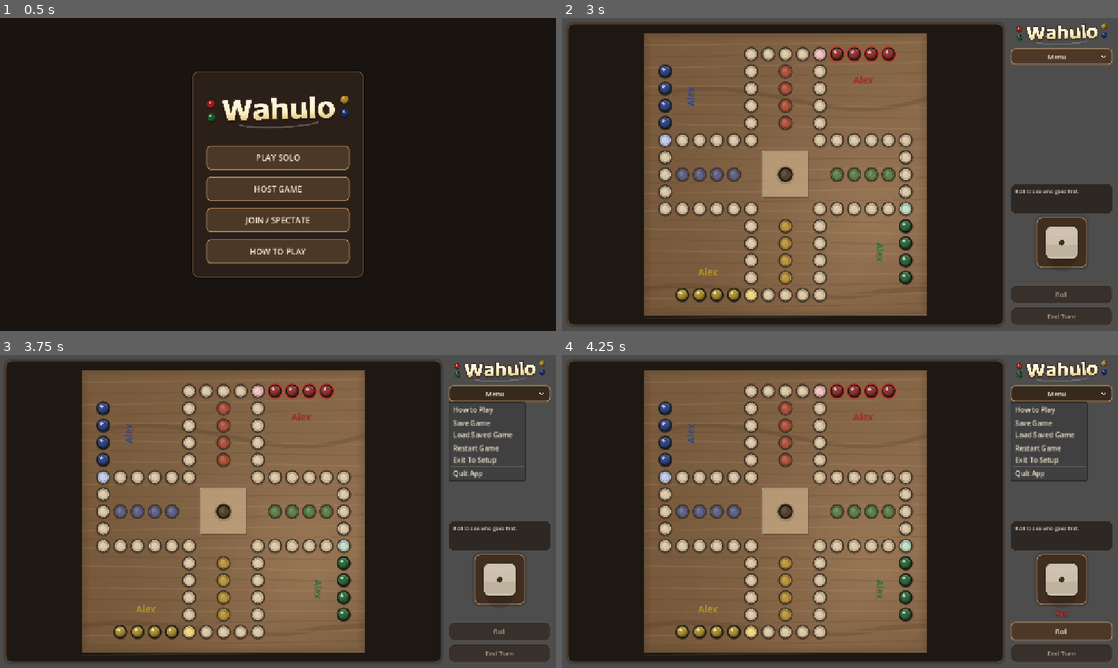
Above: before the commit, frames 1-4 (two rows, left to right).
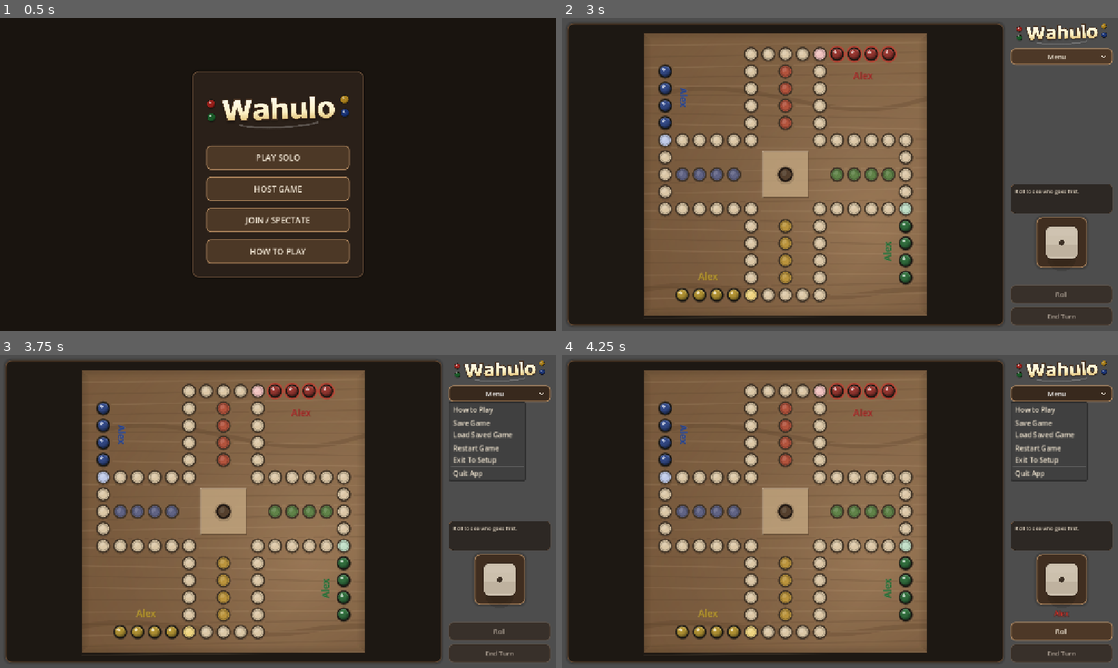
Above: after the commit, the same moments.

Repository: ItsTheMcCoy/wahoo-app
Game: Godot game, scene res://scenes/HomeScreen.tscn
Same seed, same stepped clock (60 frames per second), same inputs: the game is played once before the commit and once after it.
Inputs (mouse positions are in pixels of both pictures, inside the frame that each line leads up to):
- Up to frame 1 (0.5 s): no input
- Up to frame 2 (3 s): click "PLAY SOLO" at 0.5 s; click (845, 115) at 1.27 s; type "Alex" at 1.35 s; click (845, 161) at 1.5 s; type "Alex" at 1.58 s; click (845, 205) at 1.73 s; type "Alex" at 1.82 s; click (845, 249) at 2.02 s; type "Alex" at 2.1 s; click "Start Game" at 2.75 s
- Up to frame 3 (3.75 s): click "Menu" at 3.5 s
- Up to frame 4 (4.25 s): no input

Frame 1 is identical in both runs. In frame 2, 0.3% of the frame differs, in the area x 21-60%, y 17-84%; in frame 3, 0.3%; in frame 4, 0.3%.

Commit message:
Tighten seat label spacing and side orientation

Diff:
--- a/godot/scripts/wahoo_board_view.gd
+++ b/godot/scripts/wahoo_board_view.gd
@@ -673,14 +673,14 @@
         color.a = 0.95
         var anchor := _seat_label_anchor(player)
         if player == 1 or player == 3:
-            var angle := PI * 0.5 if player == 1 else -PI * 0.5
+            var angle := -PI * 0.5 if player == 1 else PI * 0.5
             _draw_centered_rotated_text(font, font_size, font_height, label, anchor, angle, color)
         else:
             _draw_centered_text(font, font_size, font_height, label, anchor, color)
 
 func _seat_label_anchor(player: int) -> Vector2:
     var bounds := _base_cluster_bounds(player)
-    var inset := _cell_size * 0.58
+    var inset := _cell_size * 0.34
 
     if player == 0:
         return Vector2(bounds.get_center().x, bounds.end.y + inset)
Not shown, changed: godot/build/web/index.html
Not shown, changed: godot/build/web/index.pck
